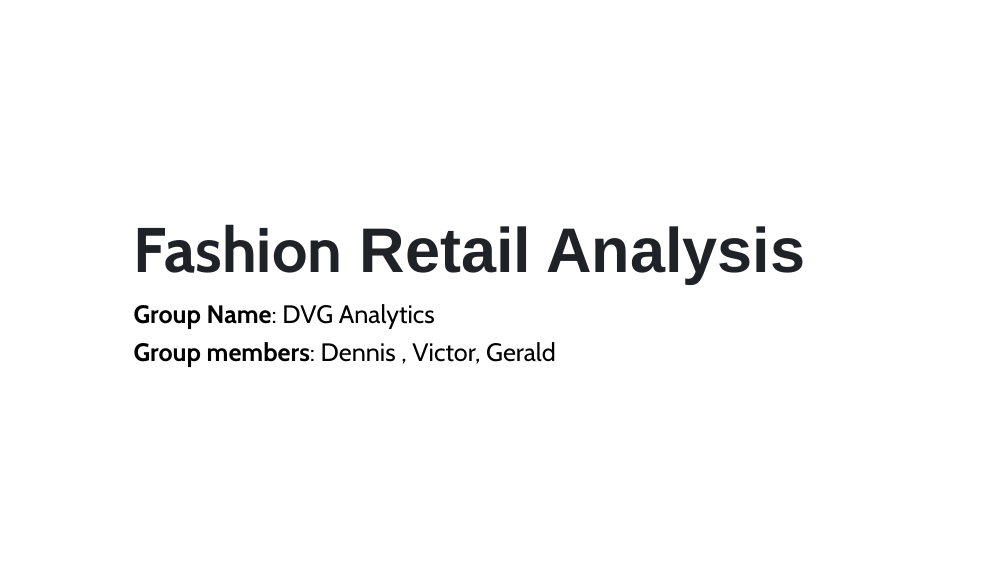
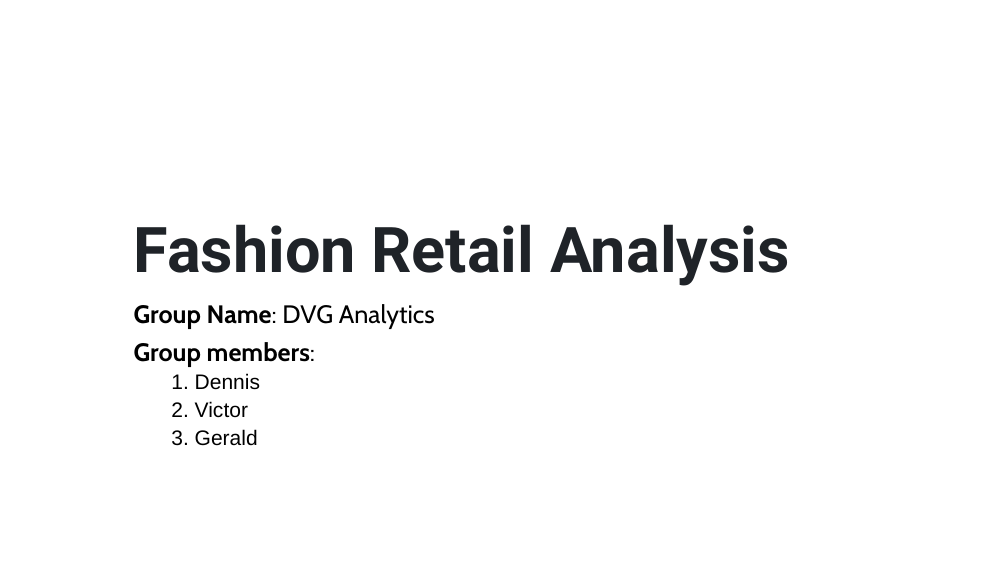
Before and after one commit to DVG-PROJECT/Week-11-Project, a slide deck: slide 1 of Fashion Retail Analysis 1 updated.pptx. Drawn at 1008x567 pixels with LibreOffice and Linux fonts; fonts in the diff are those of the drawing. Boxes give left, top, right and bottom in pixels: in the first picture for what was removed or moved away, otherwise in the second. Text is boxed around its words. In the diff, an @@ line names an element or a change of style, - is before the commit and + after.

```diff
--- a/Fashion Retail Analysis 1 updated.pptx
+++ b/Fashion Retail Analysis 1 updated.pptx
@@ title "Fashion Retail Analysis" at (134, 224, 790, 286): font Cabin to Roboto in "Fashion"; font Arial to Roboto in "Retail Analysis" @@
@@ subtitle at (134, 342, 315, 446): text changed; size 24 to 20 pt; font Cabin to Arial @@
-Group members: Dennis , Victor, Gerald
+Group members:
+  1. Dennis
+  2. Victor
+  3. Gerald
```
Also in this commit, not shown: 10 other slides changed.
